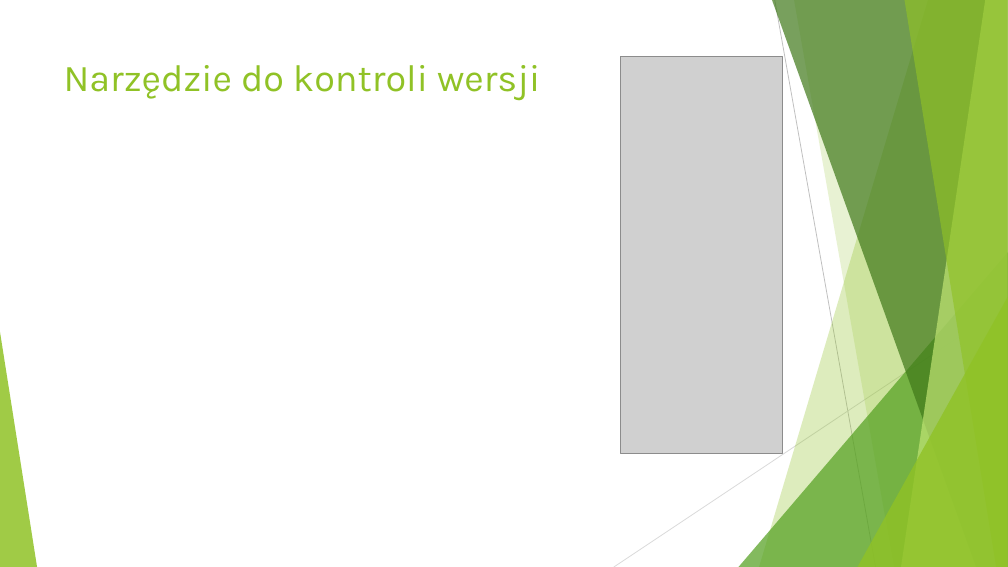
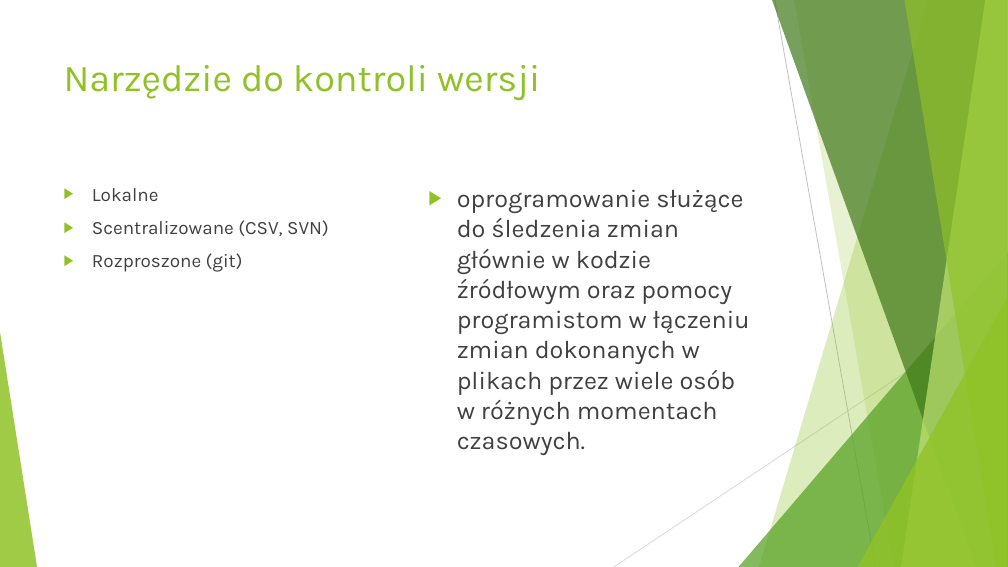
Before and after one commit to pawelsawicz/Presentations, a slide deck: slide 3 of SourceControl/slides.pptx. Drawn at 1008x567 pixels with LibreOffice and Linux fonts; fonts in the diff are those of the drawing; grey boxes stand for pictures. Boxes give left, top, right and bottom in pixels: in the first picture for what was removed or moved away, otherwise in the second. Text is boxed around its words. In the diff, an @@ line names an element or a change of style, - is before the commit and + after.

```diff
--- a/SourceControl/slides.pptx
+++ b/SourceControl/slides.pptx
@@ picture removed at (621, 56, 783, 453) @@
@@ text added at (92, 188, 329, 272), 18 pt, text #404040 @@
+▶ Lokalne
+▶ Scentralizowane (CSV, SVN)
+▶ Rozproszone (git)
@@ text added at (457, 189, 750, 455), 24 pt, text #404040 @@
+▶ oprogramowanie służące do śledzenia zmian głównie w kodzie źródłowym oraz pomocy programistom w łączeniu zmian dokonanych w plikach przez wiele osób w różnych momentach czasowych.
```
Also in this commit, not shown: 3 slides added.
